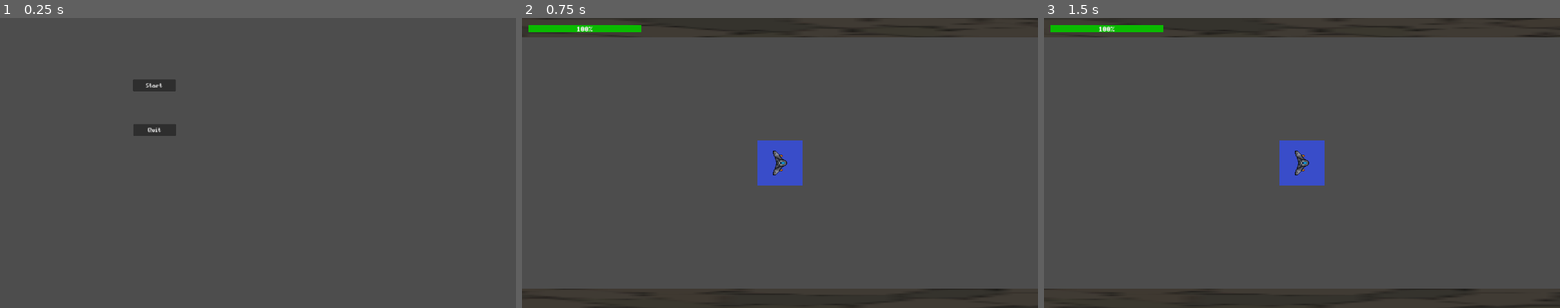
Above: before the commit, frames 1-3 (left to right).
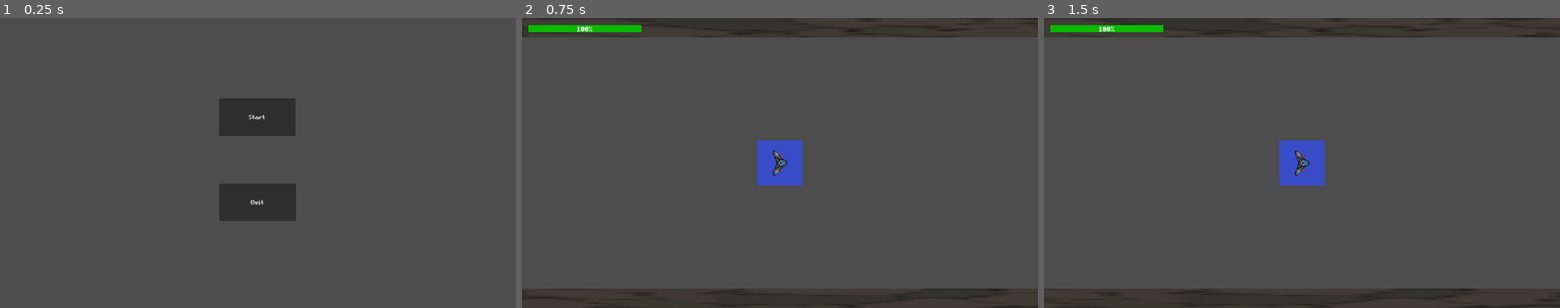
Above: after the commit, the same moments.

Repository: XavierJp/En-attendant-godot
Game: Godot game, scene res://scenes/UIs/title_screen.tscn
Same seed, same stepped clock (60 frames per second), same inputs: the game is played once before the commit and once after it.
Inputs:
- Up to frame 1 (0.25 s): no input
- Up to frame 2 (0.75 s): click "Start" at 0.5 s
- Up to frame 3 (1.5 s): tap Enter at 1.25 s; hold Right (ui_right) from 1.28 s (still down)

The runs differ from the first frame. In frame 1, 4.4% of the frame differs, in the area x 25-58%, y 21-70%; in frame 2, nothing differs; in frame 3, nothing differs.

Commit message:
title screens centered

Diff:
--- a/scenes/UIs/game_over.tscn
+++ b/scenes/UIs/game_over.tscn
@@ -17,19 +17,19 @@
 
 [node name="Button" type="Button" parent="."]
 layout_mode = 0
-offset_left = 492.0
-offset_top = 307.0
-offset_right = 700.0
-offset_bottom = 351.0
+offset_left = 860.0
+offset_top = 613.0
+offset_right = 1068.0
+offset_bottom = 657.0
 theme = ExtResource("2_5cs5l")
 text = "Start Again"
 
 [node name="Label" type="Label" parent="."]
 layout_mode = 0
-offset_left = 338.0
-offset_top = 143.0
-offset_right = 853.0
-offset_bottom = 271.0
+offset_left = 675.0
+offset_top = 348.0
+offset_right = 1335.0
+offset_bottom = 476.0
 theme = ExtResource("2_5cs5l")
 text = "Game Over !"
 label_settings = SubResource("LabelSettings_q2psa")
--- a/scenes/UIs/title_screen.tscn
+++ b/scenes/UIs/title_screen.tscn
@@ -14,20 +14,20 @@
 
 [node name="StartButton" type="Button" parent="."]
 layout_mode = 0
-offset_left = 495.0
-offset_top = 229.0
-offset_right = 654.0
-offset_bottom = 273.0
+offset_left = 815.0
+offset_top = 299.0
+offset_right = 1100.0
+offset_bottom = 439.0
 theme = ExtResource("2_ac7oj")
 text = "Start
 "
 
 [node name="QuitButton" type="Button" parent="."]
 layout_mode = 0
-offset_left = 496.0
-offset_top = 395.0
-offset_right = 655.0
-offset_bottom = 439.0
+offset_left = 816.0
+offset_top = 617.0
+offset_right = 1101.0
+offset_bottom = 756.0
 theme = ExtResource("2_ac7oj")
 text = "Quit
 "
